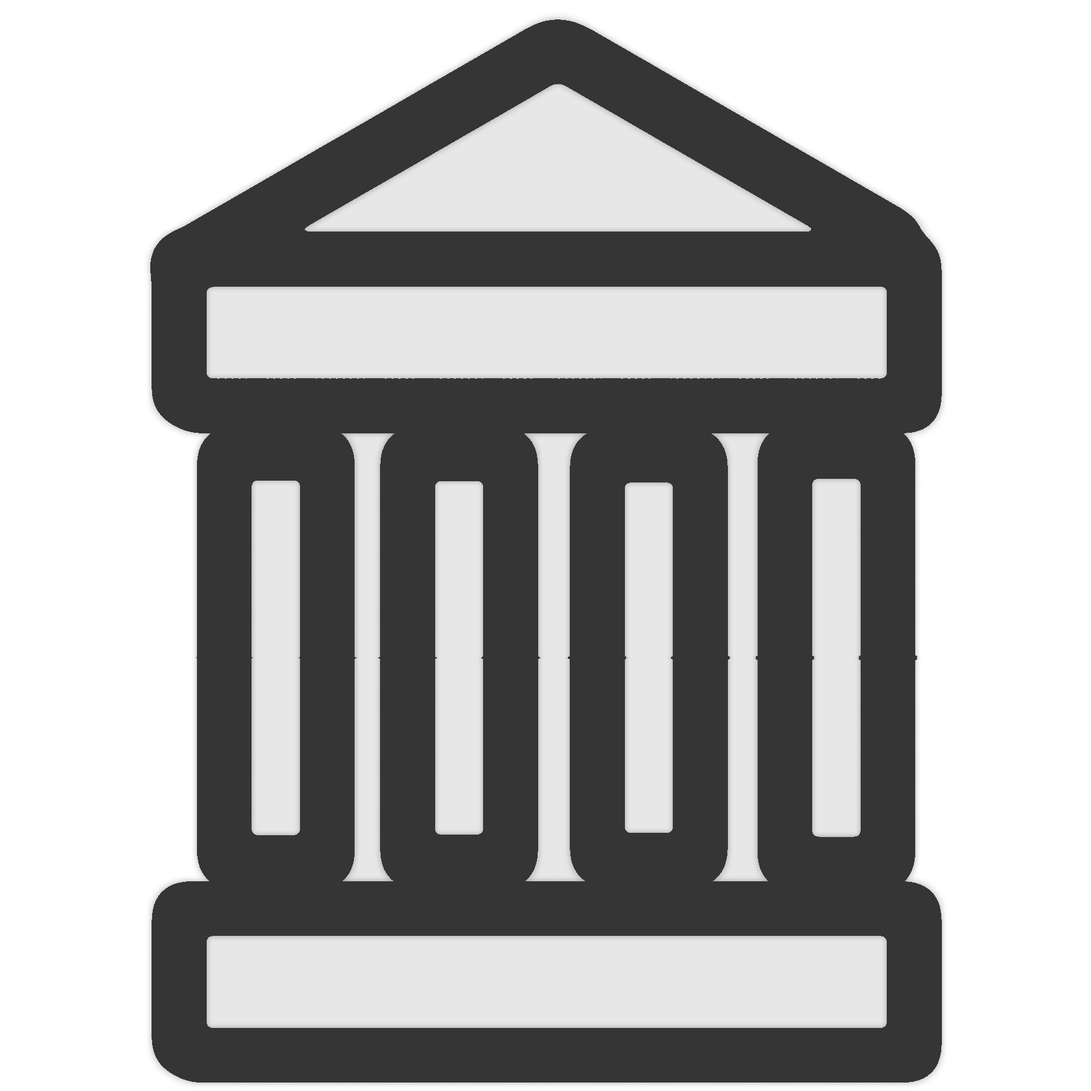
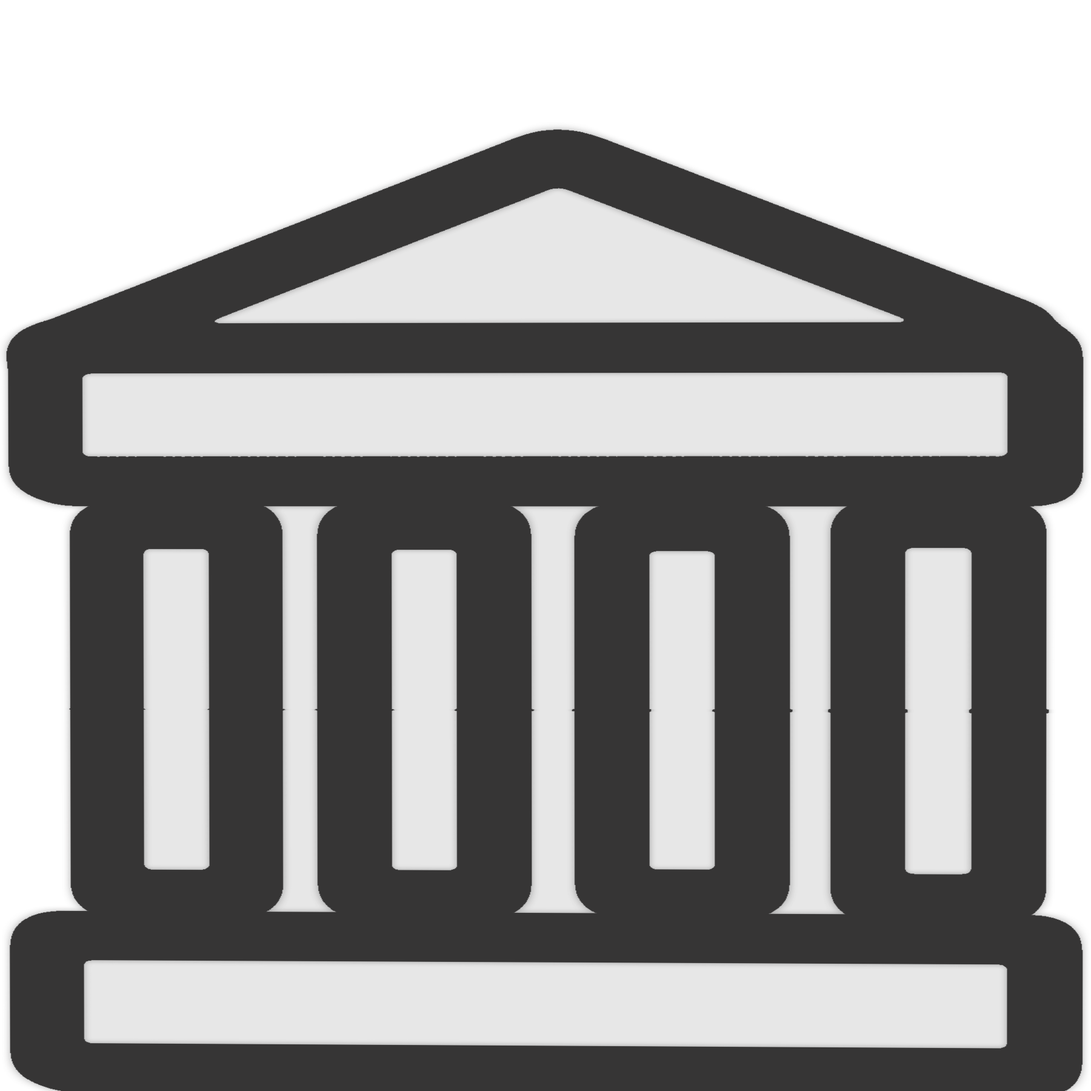
The second 1091 x 1091 image is a revision of the first. Changes to its layers:
added group "Layer Group" with 4 layers over <box>0,121,1091,1091</box>
moved "Layer" into group "Layer Group", painted on it over <box>60,417,1057,931</box>
moved "Background copy" into group "Layer Group", painted on it over <box>0,12,1091,514</box>
moved "Background" into group "Layer Group", painted on it over <box>3,875,1091,1091</box>
moved "1" into group "Layer Group", painted on it over <box>40,61,1047,1089</box>
